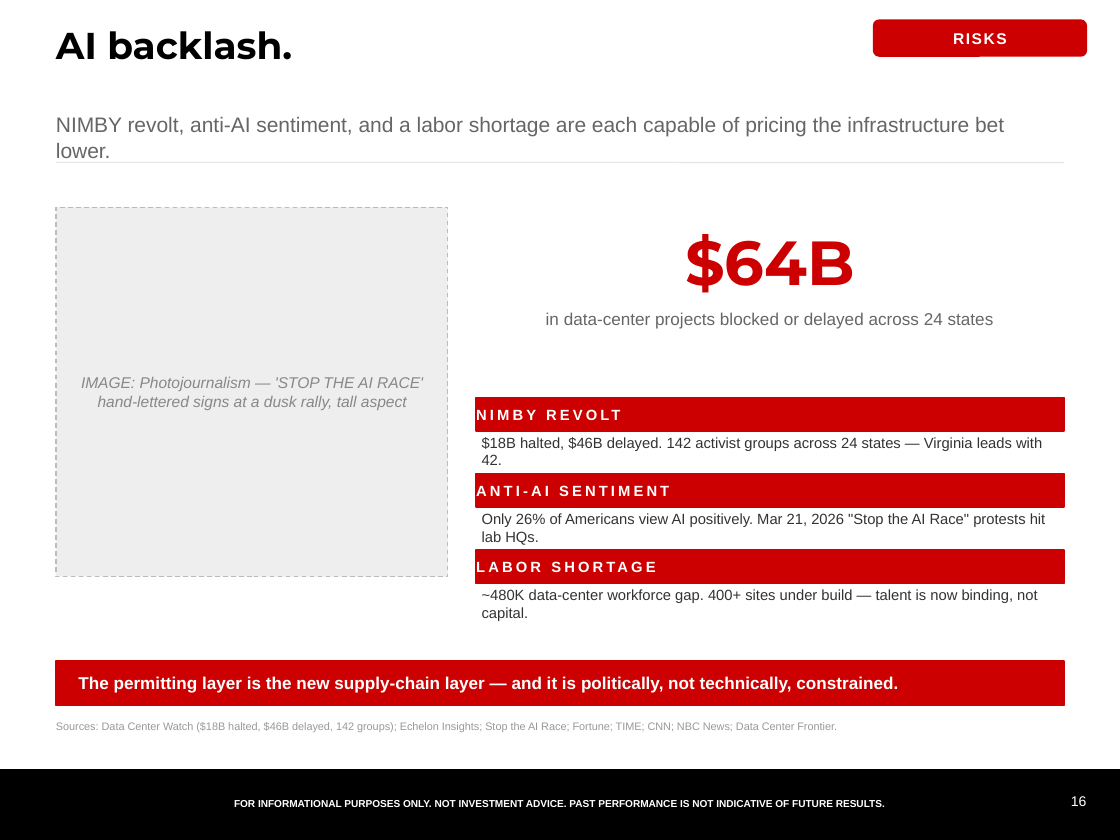
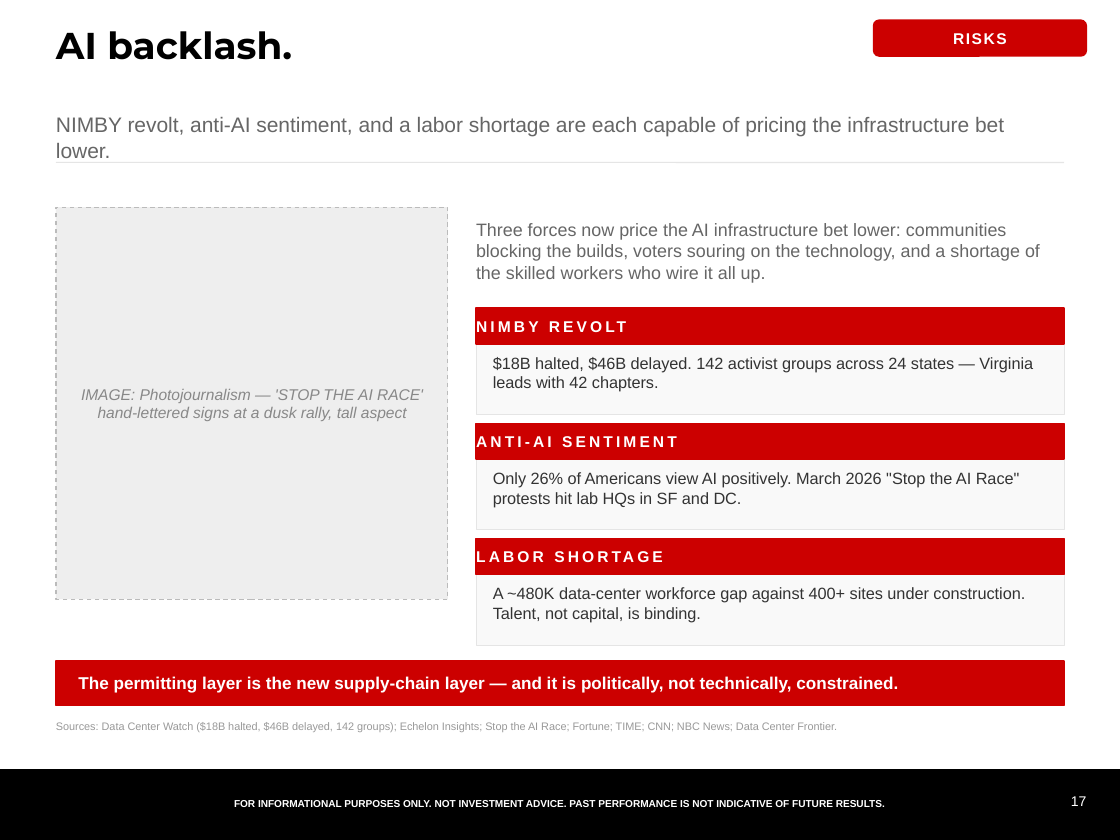
Before and after one commit to samuelcmcclellan-cell/ai-markets-deck, a slide deck: slide 17 of ai-markets-deck.pptx (slide 16 before the commit). Drawn at 1120x840 pixels with LibreOffice and Linux fonts; fonts in the diff are those of the drawing. Boxes give left, top, right and bottom in pixels: in the first picture for what was removed or moved away, otherwise in the second. Text is boxed around its words. In the diff, an @@ line names an element or a change of style, - is before the commit and + after.

```diff
--- a/ai-markets-deck.pptx
+++ b/ai-markets-deck.pptx
@@ rectangle: place and size @@
-rectangle at (56, 207, 448, 577)
+rectangle at (56, 207, 448, 599)
@@ text "IMAGE: Photojournalism — 'STOP THE ...": place and size @@
-text "IMAGE: Photojournalism — 'STOP THE ..." at (81, 377, 423, 410)
+text "IMAGE: Photojournalism — 'STOP THE ..." at (81, 389, 423, 421)
@@ text at (476, 223, 1040, 283): text changed; size 40 to 11.5 pt; font Montserrat to Arial; text colour #CC0000 to #666666; bold off @@
-$64B
+Three forces now price the AI infrastructure bet lower: communities blocking the builds, voters souring on the technology, and a shortage of the skilled workers who wire it all up.
@@ text "Three forces now price the ..." at (476, 223, 1040, 283): vertical alignment middle to top @@
@@ size 9.5 to 10 pt in 3 elements at (476, 539, 1064, 575), (476, 436, 677, 447), (476, 308, 1064, 344) @@
@@ text "NIMBY REVOLT": place and size @@
-text "NIMBY REVOLT" at (476, 398, 1064, 431)
+text "NIMBY REVOLT" at (476, 308, 1064, 344)
@@ rectangle added at (476, 308, 1064, 414), fill #F9F9F9, outline #E5E5E5 0.5 pt @@
@@ rectangle added at (476, 308, 1064, 344), fill #CC0000, outline #CC0000 1 pt @@
@@ text removed at (546, 312, 994, 329) @@
-in data-center projects blocked or delayed across 24 states
@@ text at (493, 357, 1033, 392): text changed; size 9.5 to 10.5 pt @@
-$18B halted, $46B delayed. 142 activist groups across 24 states — Virginia leads with 42.
+$18B halted, $46B delayed. 142 activist groups across 24 states — Virginia leads with 42 chapters.
@@ text "ANTI-AI SENTIMENT": place and size @@
-text "ANTI-AI SENTIMENT" at (476, 485, 669, 496)
+text "ANTI-AI SENTIMENT" at (476, 436, 677, 447)
@@ rectangle: place and size @@
-rectangle at (476, 398, 1064, 431)
+rectangle at (476, 423, 1064, 459)
@@ rectangle: place and size @@
-rectangle at (476, 474, 1064, 507)
+rectangle at (476, 423, 1064, 530)
@@ rectangle at (476, 423, 1064, 530): fill #CC0000 to #F9F9F9; outline #CC0000 1 pt to #E5E5E5 0.5 pt @@
@@ text at (493, 472, 1020, 507): text changed; size 9.5 to 10.5 pt @@
-Only 26% of Americans view AI positively. Mar 21, 2026 "Stop the AI Race" protests hit lab HQs.
+Only 26% of Americans view AI positively. March 2026 "Stop the AI Race" protests hit lab HQs in SF and DC.
@@ text "LABOR SHORTAGE": place and size @@
-text "LABOR SHORTAGE" at (476, 550, 1064, 584)
+text "LABOR SHORTAGE" at (476, 539, 1064, 575)
@@ rectangle: place and size @@
-rectangle at (476, 550, 1064, 584)
+rectangle at (476, 539, 1064, 575)
@@ rectangle added at (476, 539, 1064, 645), fill #F9F9F9, outline #E5E5E5 0.5 pt @@
@@ text at (493, 587, 1025, 623): text changed; size 9.5 to 10.5 pt @@
-~480K data-center workforce gap. 400+ sites under build — talent is now binding, not capital.
+A ~480K data-center workforce gap against 400+ sites under construction. Talent, not capital, is binding.
@@ text at (1071, 796, 1087, 806): text changed @@
-16
+17
```
Also in this commit, not shown: 15 other slides changed, 3 slides added, 2 other files.
